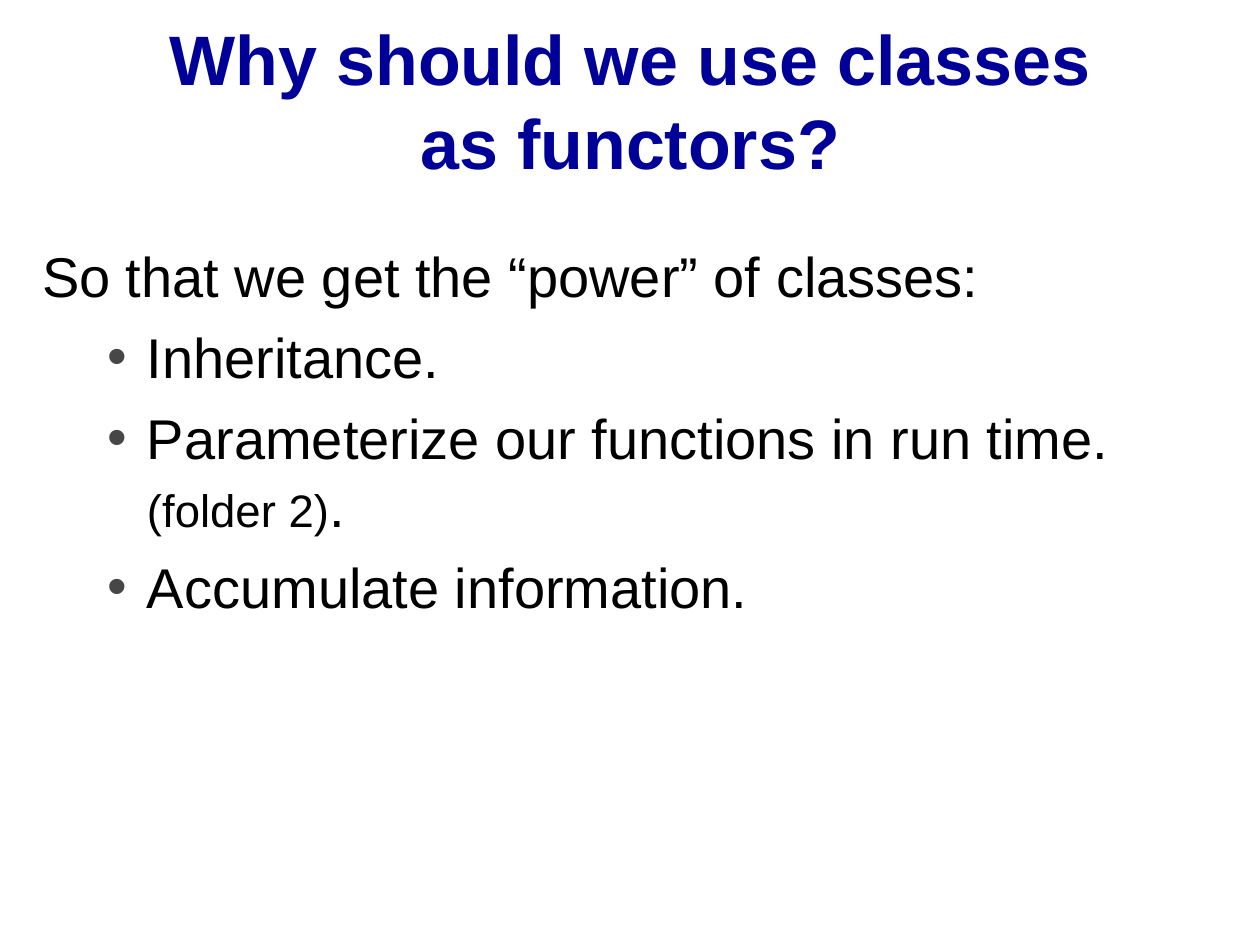
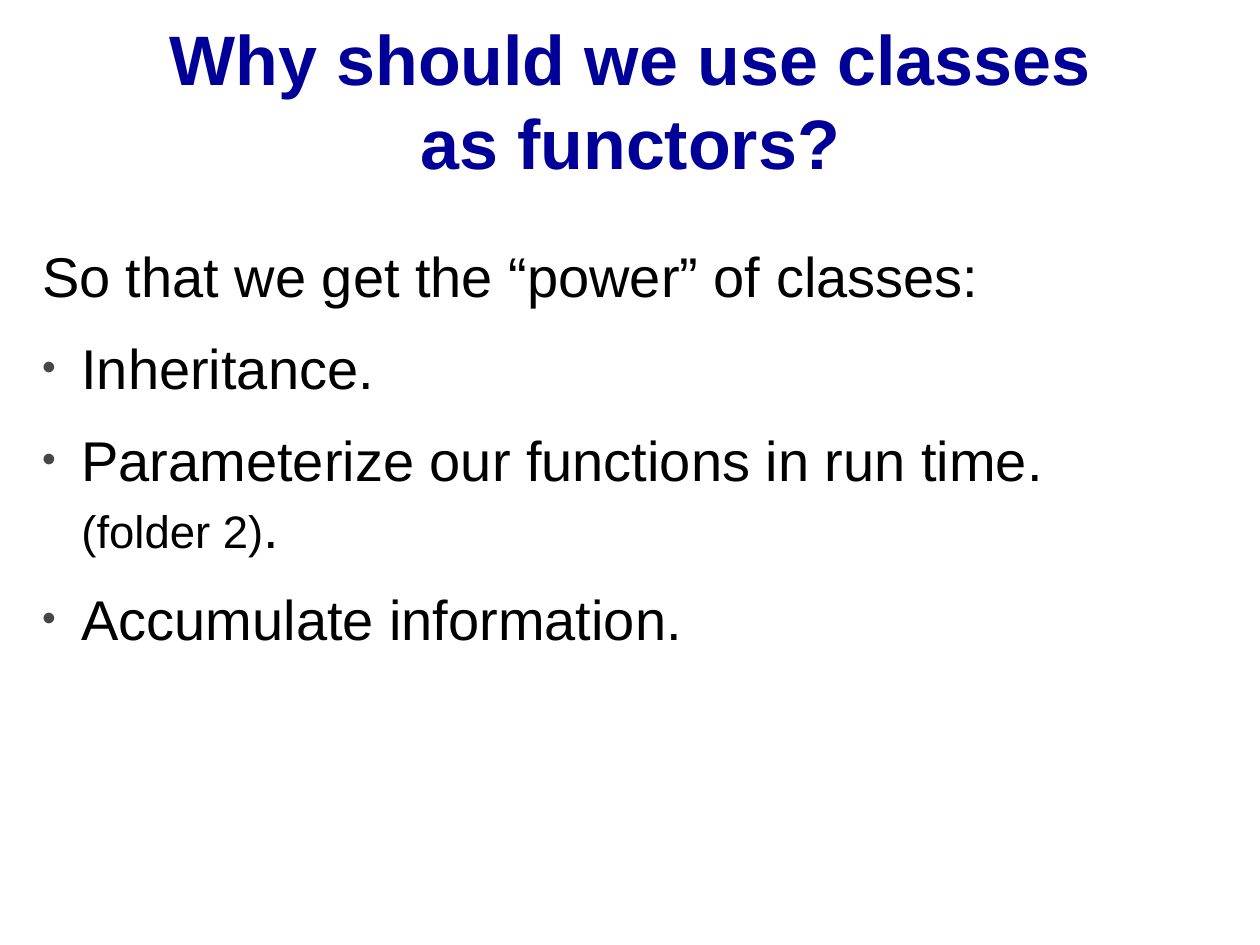
Before and after one commit to cpp-at-ariel/cpp-5780, a slide deck: slide 32 of 10-stl-containers/slides-containers.odp (slide 29 before the commit). Drawn at 1260x945 pixels with LibreOffice and Linux fonts; fonts in the diff are those of the drawing. Boxes give left, top, right and bottom in pixels: in the first picture for what was removed or moved away, otherwise in the second. Text is boxed around its words. In the diff, an @@ line names an element or a change of style, - is before the commit and + after.

```diff
--- a/10-stl-containers/slides-containers.odp
+++ b/10-stl-containers/slides-containers.odp
@@ text at (81, 348, 1042, 641): list level 2 to 1 in "Inheritance."; list level 2 to 1 in "Parameterize our functions in run ..."; list level 2 to 1 in "Accumulate information." @@
```
Also in this commit, not shown: 5 other slides changed, 5 slides added, 3 slides removed, 1 other file.
